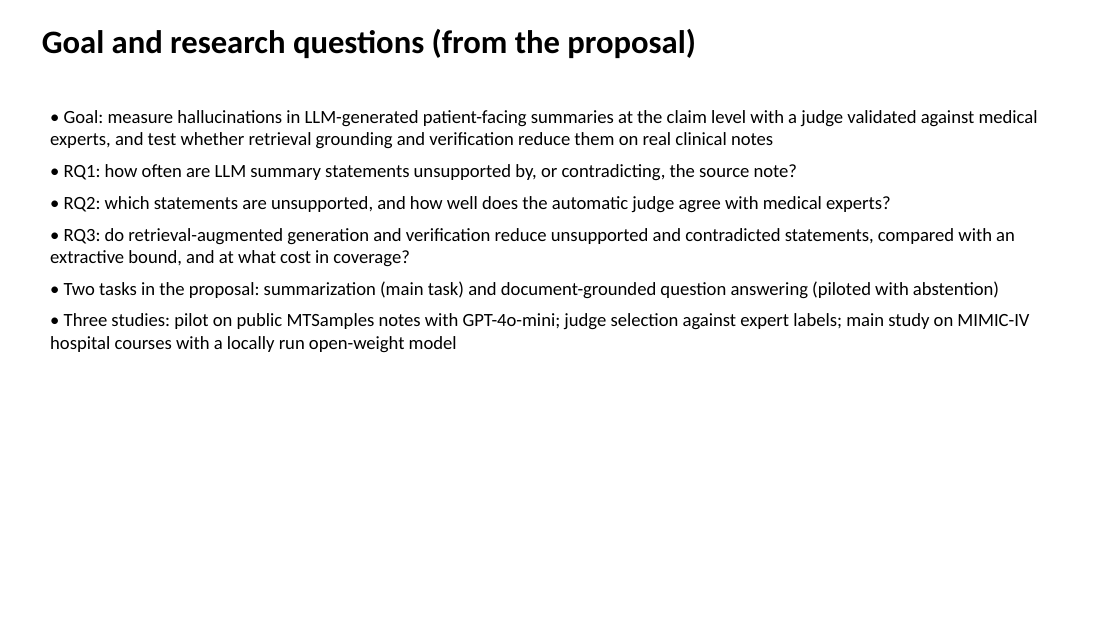
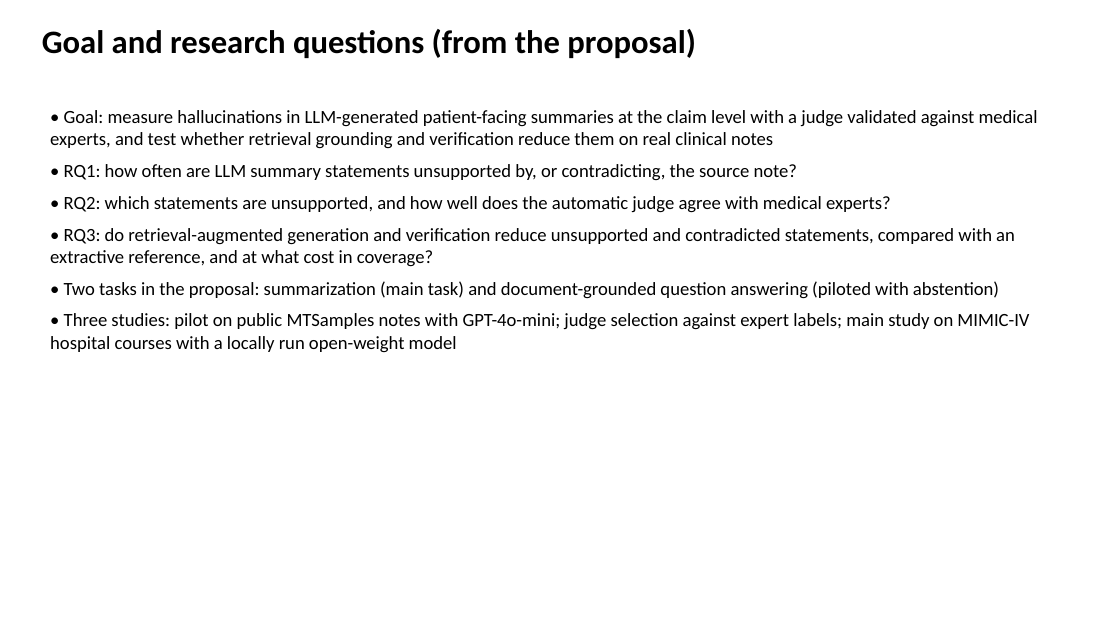
Before and after one commit to slay-a/medical-hallucination-eval, a slide deck: slide 2 of deliverables/Progress_Slides_Fall2026.pptx. Drawn at 1120x630 pixels with LibreOffice and Linux fonts; fonts in the diff are those of the drawing. Boxes give left, top, right and bottom in pixels: in the first picture for what was removed or moved away, otherwise in the second. Text is boxed around its words. In the diff, an @@ line names an element or a change of style, - is before the commit and + after.

```diff
--- a/deliverables/Progress_Slides_Fall2026.pptx
+++ b/deliverables/Progress_Slides_Fall2026.pptx
@@ text at [50,228,1015,267]: text changed @@
-• RQ3: do retrieval-augmented generation and verification reduce unsupported and contradicted statements, compared with an extractive bound, and at what cost in coverage?
+• RQ3: do retrieval-augmented generation and verification reduce unsupported and contradicted statements, compared with an extractive reference, and at what cost in coverage?
```
Also in this commit, not shown: 10 other slides changed, 4 other files.
